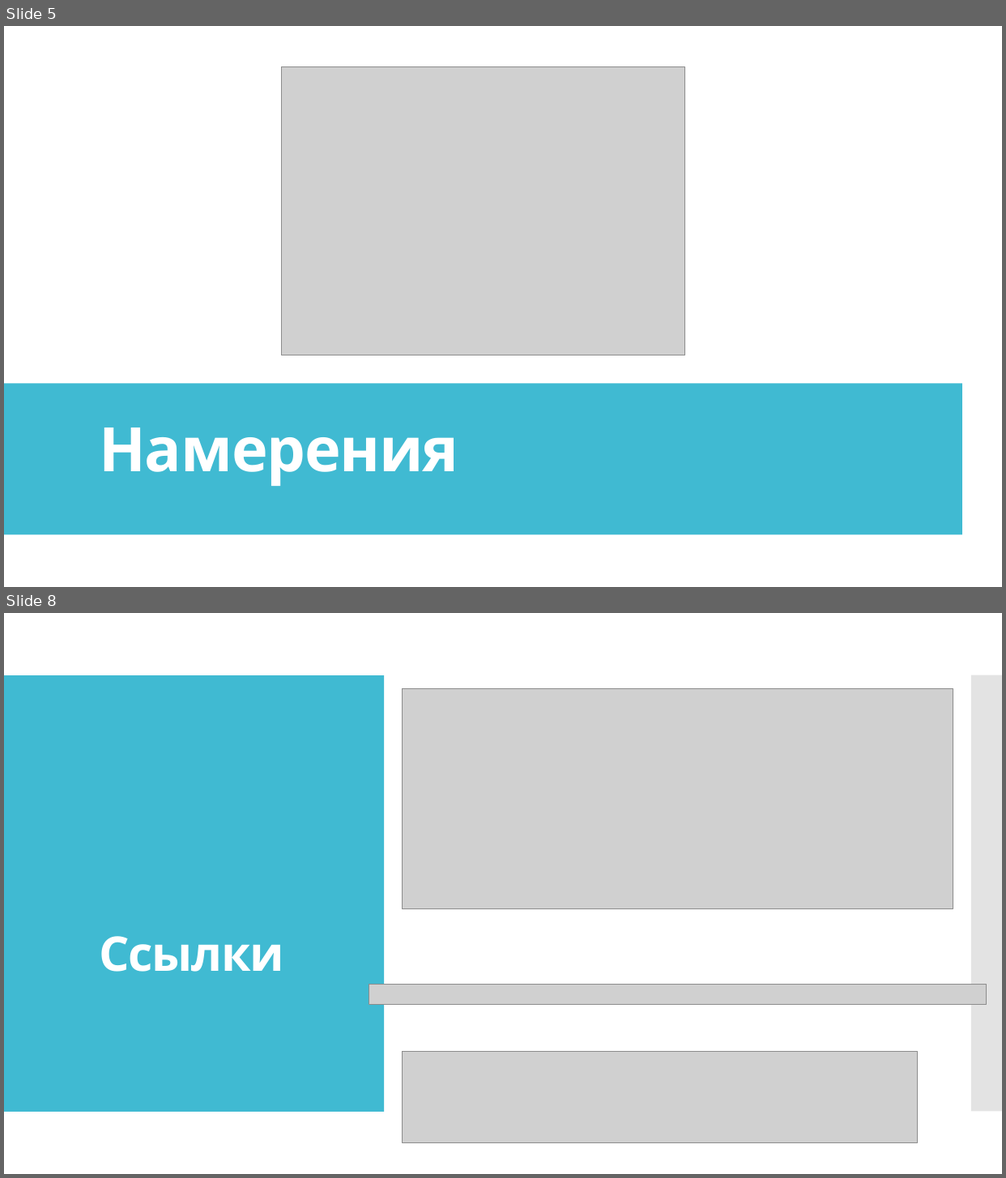
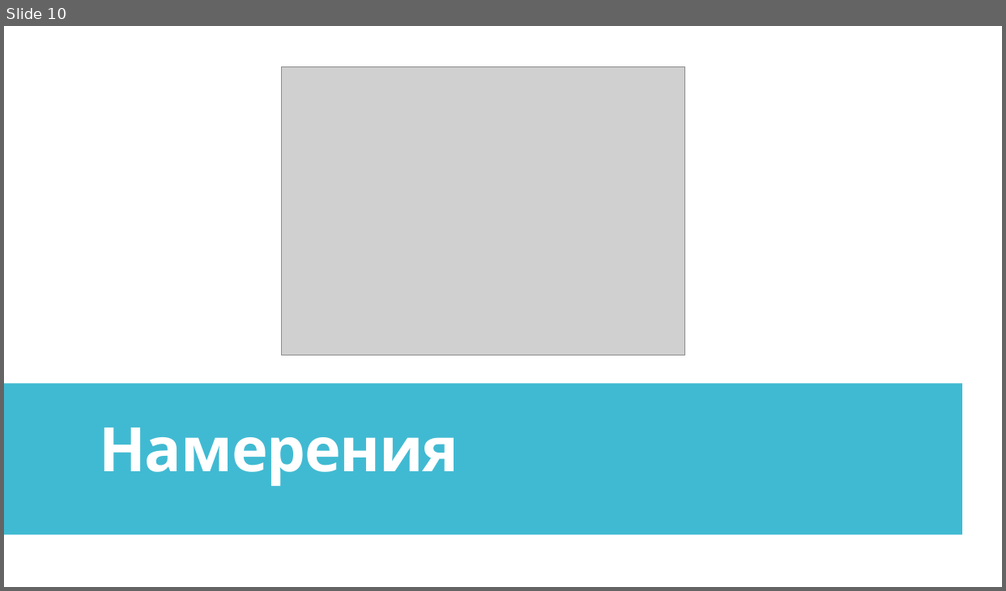
Before and after one commit to IriEfremova/LessonsCube, a slide deck: Android/Lesson15/ContextIntent.pptx. Shown one above the other, each under a label of ours: slides 5 and 8 before the commit, slide 10 after it; the slides between them are not shown. The pictures are 1006x1178 and 1006x591 pixels, drawn with LibreOffice and Linux fonts; fonts in the diff are those of the drawing; grey boxes stand for pictures. Boxes give left, top, right and bottom in pixels: in the first picture for what was removed or moved away, otherwise in the second. Text is boxed around its words. In the diff, an @@ line names an element or a change of style, - is before the commit and + after.

```diff
--- a/Android/Lesson15/ContextIntent.pptx
+++ b/Android/Lesson15/ContextIntent.pptx
@@ slide 8 removed at (4,613,1002,1174), background #FFFFFF; not listed: 2 template elements that a slide beside it also shows @@
@@ rectangle removed at (4,613,1002,1174) @@
@@ rectangle removed at (4,675,752,1112) @@
@@ rectangle removed at (4,675,385,1112) @@
@@ rectangle removed at (763,675,1002,1112) @@
@@ rectangle removed at (971,675,1002,1112) @@
@@ picture removed at (403,688,953,909) @@
@@ title removed at (99,936,284,972) @@
-Ссылки
@@ picture removed at (368,984,987,1004) @@
@@ picture removed at (403,1052,918,1143) @@
@@ what was slide 5 is now slide 10 @@
```
Also in this commit, not shown: 6 slides changed, 10 slides added, 4 other slides removed.
